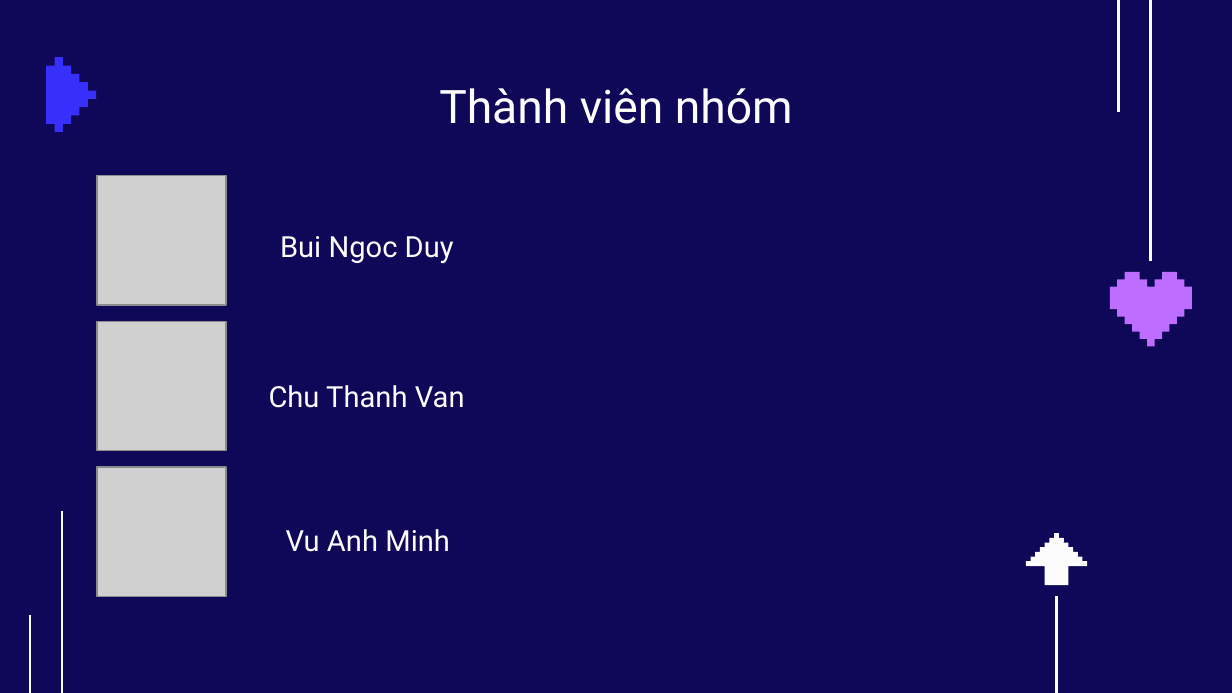
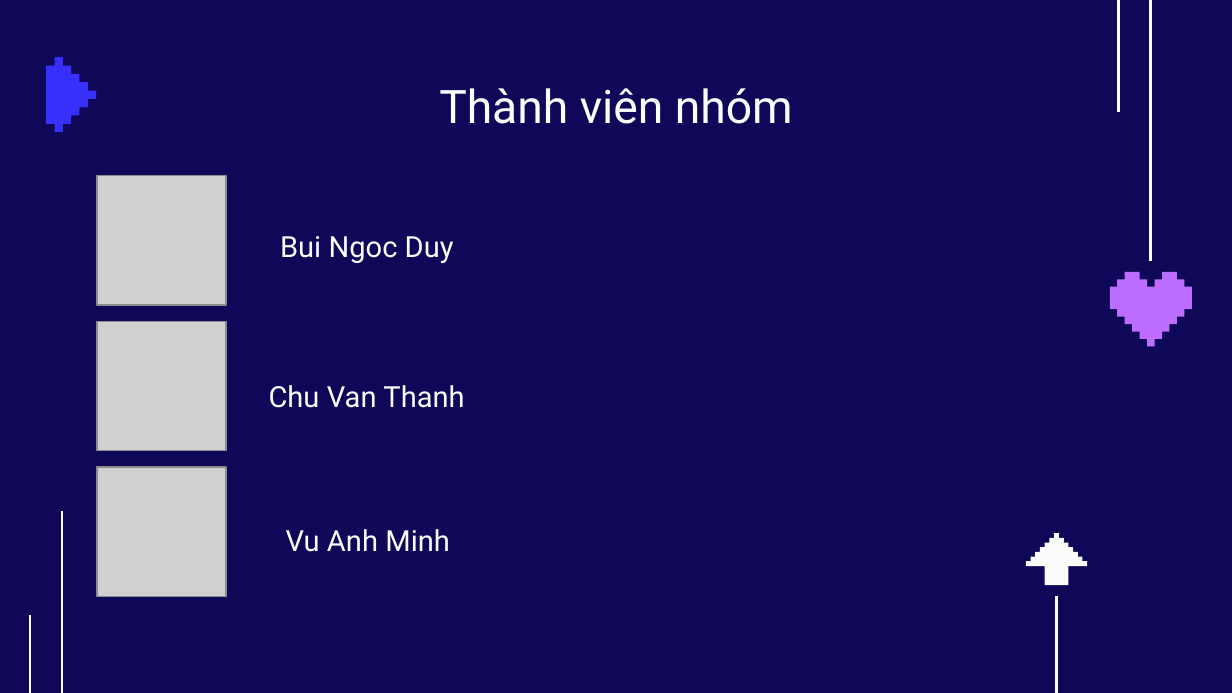
Before and after one commit to ngocduyYUD/OOLT.VN.20231-39, a slide deck: slide 2 of presentation/SlideTeam39.pptx. Drawn at 1232x693 pixels with LibreOffice and Linux fonts; fonts in the diff are those of the drawing; grey boxes stand for pictures; background and template pictures are left out. Boxes give left, top, right and bottom in pixels: in the first picture for what was removed or moved away, otherwise in the second. Text is boxed around its words. In the diff, an @@ line names an element or a change of style, - is before the commit and + after.

```diff
--- a/presentation/SlideTeam39.pptx
+++ b/presentation/SlideTeam39.pptx
@@ subtitle at [269,385,464,408]: text changed @@
-Chu Thanh Van
+Chu Van Thanh
```
Also in this commit, not shown: 3 other slides changed, 1 slide added, 1 slide removed, 6 other files.
